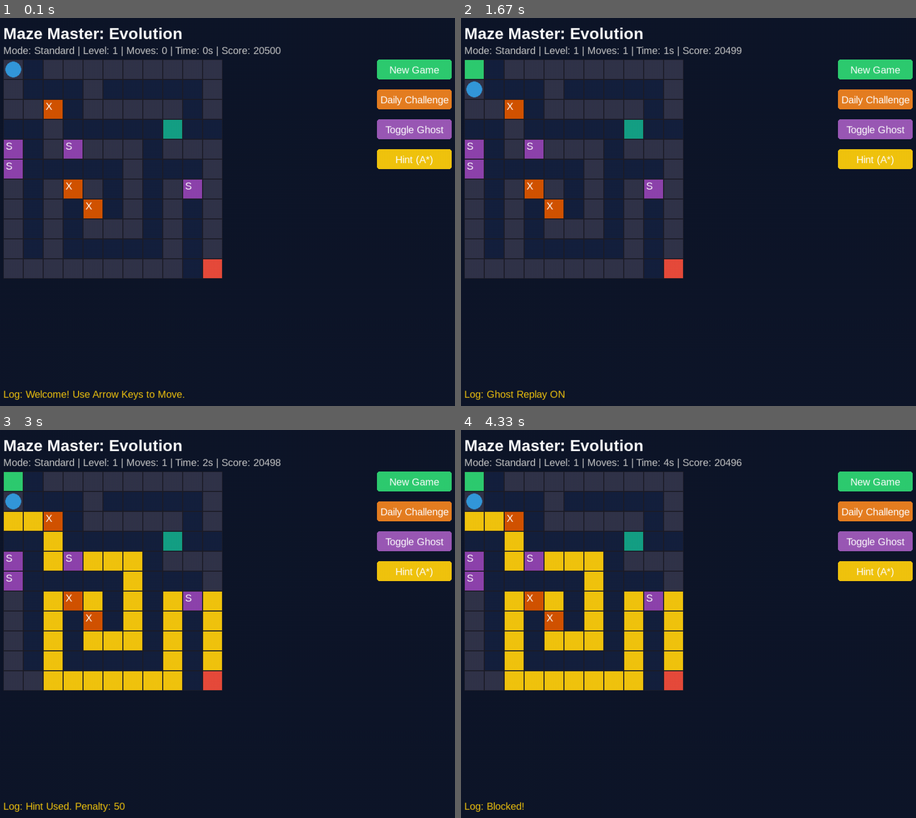
Above: before the commit, frames 1-4 (two rows, left to right).
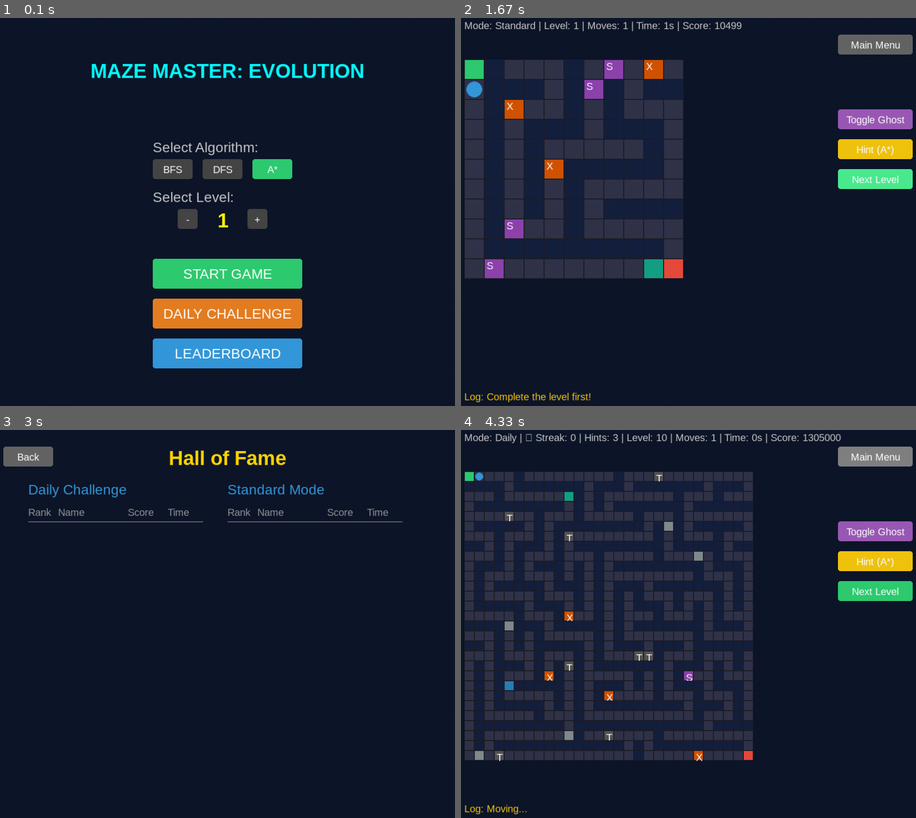
Above: after the commit, the same moments.

Repository: Mithraa-N/ai-search-algorithms
Game: pygame game, started from maze_game/main.py
The game is run twice, just before and just after one commit, with the same random seed, the same clock (stepped at 60 frames per second) and the same inputs.
Inputs (mouse positions are in pixels of both pictures, inside the frame that each line leads up to):
- Up to frame 1 (0.1 s): no input
- Up to frame 2 (1.67 s): click (688, 274) at 0.38 s, where only the run after the commit has a clickable "START GAME"; hold S 0.67-1.13 s; hold Right 0.67-1.13 s; press the mouse at (875, 118) at 1.2 s; move the mouse to (779, 188) at 1.3 s; release the mouse at (688, 258) at 1.43 s; click (875, 180) at 1.55 s, where only the run after the commit has a clickable "Next Level"
- Up to frame 3 (3 s): press the mouse at (414, 561) at 1.87 s; move the mouse to (395, 585) at 1.97 s; release the mouse at (382, 612) at 2.1 s; click (414, 457) at 2.22 s, where only the run after the commit has a clickable "Main Menu"; press the mouse at (227, 763) at 2.7 s; move the mouse to (263, 647) at 2.8 s; release the mouse at (295, 527) at 2.93 s
- Up to frame 4 (4.33 s): press the mouse at (488, 457) at 3.03 s; move the mouse to (647, 507) at 3.13 s; release the mouse at (802, 561) at 3.27 s; press the mouse at (720, 631) at 3.37 s; move the mouse to (752, 600) at 3.47 s; release the mouse at (793, 569) at 3.6 s; click (688, 724) at 3.72 s, where only the run after the commit has a clickable "DAILY CHALLENGE"; hold D from 4 s (still down)

The runs differ from the first frame. In frame 1, 28% of the frame differs, in the area x 0-100%, y 2-99%; in frame 2, 15%; in frame 3, 21%; in frame 4, 33%, in the area x 0-100%, y 0-100%.

Commit message:
Update Pygame UI with Main Menu, Level Select, and Leaderboards

Diff:
--- a/maze_game/frontend/pygame_ui.py
+++ b/maze_game/frontend/pygame_ui.py
@@ -51,53 +51,101 @@
         if self.is_hovered and self.func:
             self.func()
 
+
+# State Constants
+STATE_MENU = "MENU"
+STATE_GAME = "GAME"
+STATE_LEADERBOARD = "LEADERBOARD"
+
 class PygameUI:
     def __init__(self):
         pygame.init()
         self.screen = pygame.display.set_mode((SCREEN_WIDTH, SCREEN_HEIGHT))
         pygame.display.set_caption("Maze Master: Evolution (Pygame Edition)")
         self.clock = pygame.time.Clock()
+
+        # Fonts
         self.font = pygame.font.SysFont("Arial", 20)
-        self.title_font = pygame.font.SysFont("Arial", 32, bold=True)
+        self.header_font = pygame.font.SysFont("Arial", 40, bold=True)
+        self.sub_font = pygame.font.SysFont("Arial", 28)
 
         self.game = GameState()
+        self.state = STATE_MENU
+
         self.cell_size = 30
         self.offset_x = 50
         self.offset_y = 100
-
-        self.message = "Welcome! Use Arrow Keys to Move."
-
-        # UI Elements
-        self.buttons = []
+        self.message = "Welcome!"
+
+        # Menu Options
+        self.selected_algo = "A*"
+        self.selected_level = 1
+
+        # Components
         self._init_buttons()
 
     def _init_buttons(self):
-        self.buttons = [
-            Button("New Game", 800, 100, 150, 40, self.cmd_new_game, (46, 204, 113)),
-            Button("Daily Challenge", 800, 160, 150, 40, self.cmd_daily, (230, 126, 34)),
-            Button("Toggle Ghost", 800, 220, 150, 40, self.cmd_toggle_ghost, (155, 89, 182)),
-            Button("Hint (A*)", 800, 280, 150, 40, self.cmd_hint, (241, 196, 15)),
-        ]
-
-    def cmd_new_game(self):
-        if self.game.is_game_over:
-             msg, _ = self.game.next_level()
-        else:
-             self.game.start_new_game()
-             msg = "Standard Mode Started"
-        self.message = msg
-
-    def cmd_daily(self):
+        # -- MENU BUTTONS --
+        self.btn_algo_bfs = Button("BFS", 350, 300, 80, 40, lambda: self.set_algo("BFS"), (70,70,70))
+        self.btn_algo_dfs = Button("DFS", 450, 300, 80, 40, lambda: self.set_algo("DFS"), (70,70,70))
+        self.btn_algo_astar = Button("A*", 550, 300, 80, 40, lambda: self.set_algo("A*"), (70,70,70))
+
+        self.btn_lvl_dec = Button("-", 400, 400, 40, 40, lambda: self.change_level(-1))
+        self.btn_lvl_inc = Button("+", 540, 400, 40, 40, lambda: self.change_level(1))
+
+        self.btn_start = Button("START GAME", 350, 500, 300, 60, self.start_custom_game, COLOR_START)
+        self.btn_daily = Button("DAILY CHALLENGE", 350, 580, 300, 60, self.start_daily_menu, (230, 126, 34))
+        self.btn_lb = Button("LEADERBOARD", 350, 660, 300, 60, lambda: self.set_state(STATE_LEADERBOARD), (52, 152, 219))
+
+        # -- GAME BUTTONS --
+        self.btn_menu_game = Button("Main Menu", 800, 50, 150, 40, lambda: self.set_state(STATE_MENU), (100, 100, 100))
+        self.btn_ghost = Button("Toggle Ghost", 800, 200, 150, 40, self.cmd_toggle_ghost, COLOR_GHOST)
+        self.btn_hint = Button("Hint", 800, 260, 150, 40, self.cmd_hint, COLOR_HINT)
+        self.btn_next = Button("Next Level", 800, 320, 150, 40, self.cmd_next_level, COLOR_START)
+
+        # -- LEADERBOARD BUTTONS --
+        self.btn_lb_back = Button("Back", 50, 50, 100, 40, lambda: self.set_state(STATE_MENU), (100, 100, 100))
+        self.btn_lb_refresh = Button("Refresh", 800, 50, 100, 40, lambda: None, (52, 152, 219)) # Refresh happens on draw
+
+    def set_state(self, state):
+        self.state = state
+
+    def set_algo(self, algo):
+        self.selected_algo = algo
+
+    def change_level(self, delta):
+        self.selected_level = max(1, self.selected_level + delta)
+
+    def start_custom_game(self):
+        self.game.load_level(self.selected_level)
+        self.game.mode = "Standard"
+        self.game.start_new_game()
+        # Hack to enforce level choice because start_new_game resets it default
+        self.game.current_level = self.selected_level
+        self.game.load_level(self.selected_level)
+
+        self.state = STATE_GAME
+        self.message = f"Level {self.selected_level} Started ({self.selected_algo})"
+
+    def start_daily_menu(self):
         msg, _ = self.game.start_daily_challenge()
         self.message = msg
+        self.state = STATE_GAME
 
     def cmd_toggle_ghost(self):
         msg, _ = self.game.toggle_ghost()
         self.message = msg
 
     def cmd_hint(self):
-        msg = self.game.solve("A*")
+        msg = self.game.solve(self.selected_algo) # Use selected algo
         self.message = msg
+
+    def cmd_next_level(self):
+        if self.game.is_game_over:
+             msg, _ = self.game.next_level()
+             self.message = msg
+        else:
+             self.message = "Complete the level first!"
 
     def handle_input(self):
         for event in pygame.event.get():
@@ -105,53 +153,160 @@
                 pygame.quit()
                 sys.exit()
 
-            elif event.type == pygame.MOUSEMOTION:
-                for btn in self.buttons:
+            # Global Key shortcuts
+            if event.type == pygame.KEYDOWN:
+                if self.state == STATE_GAME:
+                    direction = None
+                    if event.key in [pygame.K_UP, pygame.K_w]: direction = "Up"
+                    elif event.key in [pygame.K_DOWN, pygame.K_s]: direction = "Down"
+                    elif event.key in [pygame.K_LEFT, pygame.K_a]: direction = "Left"
+                    elif event.key in [pygame.K_RIGHT, pygame.K_d]: direction = "Right"
+
+                    if direction:
+                        msg, _ = self.game.move_player(direction)
+                        self.message = msg
+
+            # Click Handling
+            if event.type == pygame.MOUSEBUTTONDOWN and event.button == 1:
+                mouse_pos = event.pos
+                if self.state == STATE_MENU:
+                    self.btn_algo_bfs.check_click(mouse_pos)
+                    self.btn_algo_dfs.check_click(mouse_pos)
+                    self.btn_algo_astar.check_click(mouse_pos)
+                    self.btn_lvl_dec.check_click(mouse_pos)
+                    self.btn_lvl_inc.check_click(mouse_pos)
+                    self.btn_start.check_click(mouse_pos)
+                    self.btn_daily.check_click(mouse_pos)
+                    self.btn_lb.check_click(mouse_pos)
+                elif self.state == STATE_GAME:
+                    self.btn_menu_game.check_click(mouse_pos)
+                    self.btn_ghost.check_click(mouse_pos)
+                    self.btn_hint.check_click(mouse_pos)
+                    self.btn_next.check_click(mouse_pos)
+                elif self.state == STATE_LEADERBOARD:
+                    self.btn_lb_back.check_click(mouse_pos)
+
+            # Hover Update
+            if event.type == pygame.MOUSEMOTION:
+                all_btns = []
+                if self.state == STATE_MENU:
+                     all_btns = [self.btn_algo_bfs, self.btn_algo_dfs, self.btn_algo_astar,
+                                 self.btn_lvl_dec, self.btn_lvl_inc, self.btn_start,
+                                 self.btn_daily, self.btn_lb]
+                elif self.state == STATE_GAME:
+                     all_btns = [self.btn_menu_game, self.btn_ghost, self.btn_hint, self.btn_next]
+                elif self.state == STATE_LEADERBOARD:
+                     all_btns = [self.btn_lb_back]
+
+                for btn in all_btns:
                     btn.check_hover(event.pos)
-
-            elif event.type == pygame.MOUSEBUTTONDOWN:
-                if event.button == 1: # Left click
-                    for btn in self.buttons:
-                        btn.check_click(event.pos)
-
-            elif event.type == pygame.KEYDOWN:
-                # Movement
-                direction = None
-                if event.key in [pygame.K_UP, pygame.K_w]: direction = "Up"
-                elif event.key in [pygame.K_DOWN, pygame.K_s]: direction = "Down"
-                elif event.key in [pygame.K_LEFT, pygame.K_a]: direction = "Left"
-                elif event.key in [pygame.K_RIGHT, pygame.K_d]: direction = "Right"
-
-                if direction:
-                    msg, _ = self.game.move_player(direction)
-                    self.message = msg
-                    if "Goal" in msg or "COMPLETE" in msg:
-                        # Auto next level logic or prompt? For now, user clicks button
-                        pass
 
     def draw(self):
         self.screen.fill(COLOR_BG)
 
+        if self.state == STATE_MENU:
+            self.draw_menu()
+        elif self.state == STATE_GAME:
+            self.draw_game()
+        elif self.state == STATE_LEADERBOARD:
+            self.draw_leaderboard()
+
+        pygame.display.flip()
+
+    def draw_menu(self):
+        # Title
+        title = self.header_font.render("MAZE MASTER: EVOLUTION", True, (0, 255, 255))
+        self.screen.blit(title, (SCREEN_WIDTH//2 - title.get_width()//2, 100))
+
+        # 1. Algorithm Select
+        lbl_algo = self.sub_font.render("Select Algorithm:", True, (200, 200, 200))
+        self.screen.blit(lbl_algo, (350, 260))
+
+        # Highlight Selected
+        for btn in [self.btn_algo_bfs, self.btn_algo_dfs, self.btn_algo_astar]:
+            # Temporarily change color if selected
+            orig_col = btn.color
+            if btn.text == self.selected_algo:
+                btn.color = (46, 204, 113) # Green active
+            else:
+                btn.color = (70, 70, 70)
+            btn.draw(self.screen, self.font)
+            btn.color = orig_col # Reset logic (though simplistic) for next frame
+
+        # 2. Level Select
+        lbl_lvl = self.sub_font.render("Select Level:", True, (200, 200, 200))
+        self.screen.blit(lbl_lvl, (350, 360))
+
+        self.btn_lvl_dec.draw(self.screen, self.font)
+        self.btn_lvl_inc.draw(self.screen, self.font)
+
+        lvl_val = self.header_font.render(str(self.selected_level), True, (255, 255, 0))
+        self.screen.blit(lvl_val, (480, 400))
+
+        # 3. Main Buttons
+        self.btn_start.draw(self.screen, self.sub_font)
+        self.btn_daily.draw(self.screen, self.sub_font)
+        self.btn_lb.draw(self.screen, self.sub_font)
+
+    def draw_game(self):
         # Header
-        title = self.title_font.render("Maze Master: Evolution", True, COLOR_TEXT)
-        self.screen.blit(title, (50, 30))
-
         stats = self.game.get_metrics()
         stats_surf = self.font.render(stats, True, (200, 200, 200))
-        self.screen.blit(stats_surf, (50, 70))
-
-        # Draw Maze
+        self.screen.blit(stats_surf, (50, 20))
+
+        # Maze
         self._draw_maze()
 
-        # Sidebar/Status
+        # Sidebar Buttons
+        self.btn_menu_game.draw(self.screen, self.font)
+        self.btn_ghost.draw(self.screen, self.font)
+        self.btn_hint.text = f"Hint ({self.selected_algo})"
+        self.btn_hint.draw(self.screen, self.font)
+        self.btn_next.draw(self.screen, self.font)
+
+        # Log
         msg_surf = self.font.render(f"Log: {self.message}", True, COLOR_HINT)
-        self.screen.blit(msg_surf, (50, SCREEN_HEIGHT - 40))
-
-        # Buttons
-        for btn in self.buttons:
-            btn.draw(self.screen, self.font)
-
-        pygame.display.flip()
+        self.screen.blit(msg_surf, (50, SCREEN_HEIGHT - 35))
+
+    def draw_leaderboard(self):
+        title = self.header_font.render("Hall of Fame", True, (255, 215, 0))
+        self.screen.blit(title, (SCREEN_WIDTH//2 - title.get_width()//2, 50))
+
+        self.btn_lb_back.draw(self.screen, self.font)
+
+        # Fetch Data (Optimized: fetch once or every frame? local json is fast enough for menu)
+        # Display Standard and Daily Side by Side
+        self._draw_lb_column("Daily Challenge", "Daily", 100)
+        self._draw_lb_column("Standard Mode", "Standard", 500)
+
+    def _draw_lb_column(self, title, mode, x_offset):
+        head = self.sub_font.render(title, True, (52, 152, 219))
+        self.screen.blit(head, (x_offset, 120))
+
+        data = self.game.data_manager.get_leaderboard(mode)
+        y = 170
+
+        # Headers
+        headers = ["Rank", "Name", "Score", "Time"]
+        h_x = [0, 60, 200, 280]
+        for i, h in enumerate(headers):
+             txt = self.font.render(h, True, (150, 150, 150))
+             self.screen.blit(txt, (x_offset + h_x[i], y))
+        y += 30
+        pygame.draw.line(self.screen, (100,100,100), (x_offset, y), (x_offset+350, y), 2)
+        y += 10
+
+        for i, entry in enumerate(data[:10]): # Top 10
+             c = (255,255,255)
+             if i == 0: c = (255, 215, 0) # Gold
+             elif i == 1: c = (192, 192, 192) # Silver
+             elif i == 2: c = (205, 127, 50) # Bronze
+
+             self.screen.blit(self.font.render(f"#{i+1}", True, c), (x_offset+h_x[0], y))
+             self.screen.blit(self.font.render(entry['name'][:10], True, c), (x_offset+h_x[1], y))
+             self.screen.blit(self.font.render(str(entry['score']), True, c), (x_offset+h_x[2], y))
+             self.screen.blit(self.font.render(f"{entry['time']}s", True, c), (x_offset+h_x[3], y))
+             y += 25
 
     def _draw_maze(self):
         # Calculate cell size to fit max area
